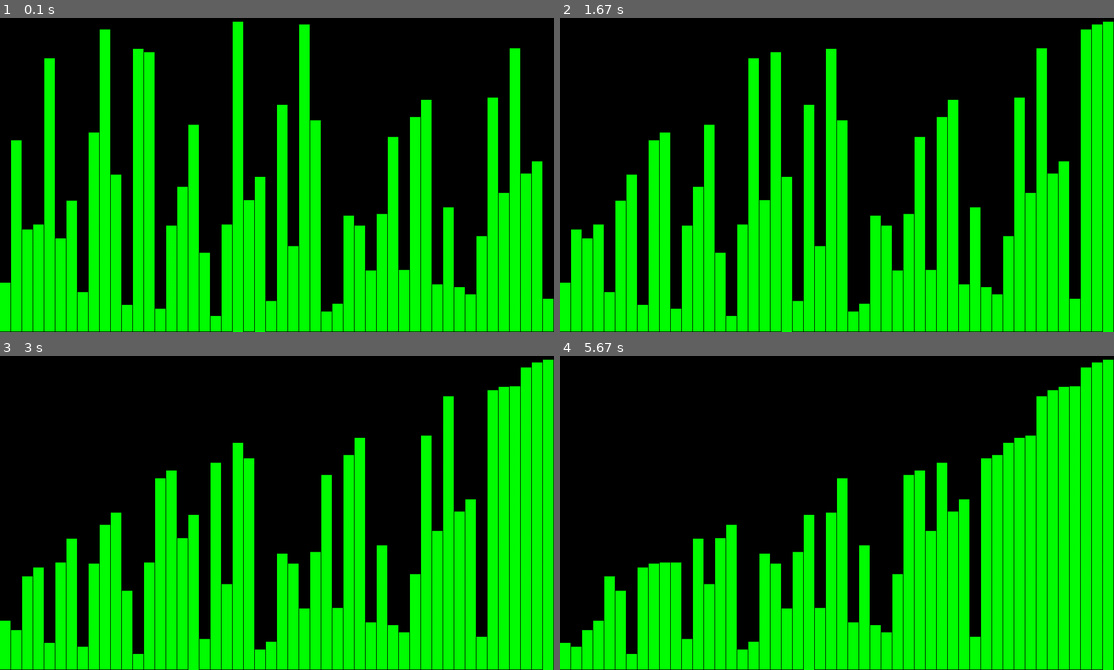
Above: before the commit, frames 1-4 (two rows, left to right).
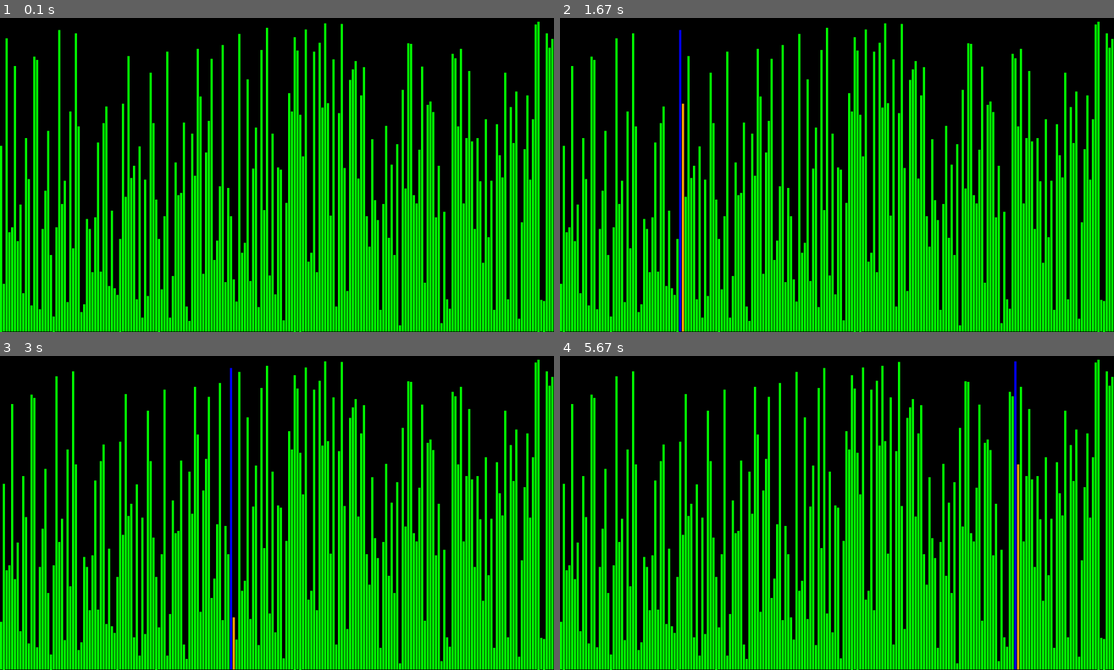
Above: after the commit, the same moments.

Repository: 7bryan/pygame-experiments
Game: pygame game, started from sorting-visualizer/bubble.py
The game is run twice, just before and just after one commit, with the same random seed, the same clock (stepped at 60 frames per second) and the same inputs.
Inputs:
- Up to frame 1 (0.1 s): no input
- Up to frame 2 (1.67 s): tap Enter at 0.33 s
- Up to frame 3 (3 s): no input
- Up to frame 4 (5.67 s): no input

The runs differ from the first frame. In frame 1, 42% of the frame differs, in the area x 0-100%, y 1-100%; in frame 2, 39%; in frame 3, 39%; in frame 4, 40%.

Commit message:
idk dude

Diff:
--- a/sorting-visualizer/bubble.py
+++ b/sorting-visualizer/bubble.py
@@ -4,6 +4,8 @@
 
 black = (0, 0, 0)
 green = (0, 255, 0)
+blue = (0, 0, 255)
+orange = (255, 165, 0)
 size = (1000, 700)
 
 def make_data(size, min, max):
@@ -12,25 +14,35 @@
         data.append(random.randint(min, max))
     return data
 
-data = make_data(50, 10, 500)
-
-def draw_bars(screen, array):
+def draw_bars(screen, array, curret_idx=None, comparing_idx=None, sorted_border=None):
     screen.fill(black)
     bar_width = size[0] // len(array)
-    for i in range(len(array)):
-        bar_height = (array[i] / max(array)) * size[1] * 0.8
-        pygame.draw.rect(screen, green, (i * bar_width, size[1] - bar_height, bar_width - 1, bar_height))
+    max_val = max(array)
+    for i, val in enumerate(array):
+        color = green
+        if i == curret_idx:
+            color = blue
+        elif i  == comparing_idx:
+            color = orange
+        elif i == sorted_border is not None and i >= sorted_border:
+            color = (100, 100, 100) #grey
+
+        bar_height = (val / max(array)) * size[1] * 0.8
+        pygame.draw.rect(screen, color, (i * bar_width, size[1] - bar_height, bar_width - 1, bar_height))
     pygame.display.update()
 
 def sort(screen, data):
-    for i in range(len(data) - 1):
-        for j in range(len(data) - 1 - i):
-            draw_bars(screen, data)
-            pygame.time.delay(10)
+    n = len(data)
+    for i in range(n - 1):
+        for j in range(n - 1 - i):
+            draw_bars(screen, data, j, j + 1, sorted_border = n - i)
+
             if data[j] > data[j + 1]:
                 data[j], data[j + 1] = data[j + 1], data[j]
-        draw_bars(screen, data)
-        pygame.time.delay(10)
+                draw_bars(screen, data, j, j + 1, sorted_border = n - i)
+
+        draw_bars(screen, data, sorted_border = n - i)
+
     draw_bars(screen, data)
 
 
@@ -42,14 +54,21 @@
 
 def game_loop(screen):
     running = True
+    data = make_data(200, 10, 500)
 
     while running:
         for event in pygame.event.get():
             if event.type == QUIT:
                 running = False
+            if event.type == pygame.KEYDOWN:
+                if event.key == pygame.K_RETURN:
+                    sort(screen, data)
+                if event.key == pygame.K_r:
+                    data = make_data(200, 10, 500)
+                    draw_bars(screen, data)
 
-
-        sort(screen, data)
+        draw_bars(screen, data)
+        #sort(screen, data)
 
 def main():
     screen = init()
--- a/sorting-visualizer/insertion.py
+++ /dev/null
@@ -1,10 +0,0 @@
-def inser()
-    ...
-
-
-data = (5, 4, 3, 2, 1)
-
-#insertion
-for i in range(len(data)):
-    for j in range(i):
-        de
--- /dev/null
+++ b/sorting-visualizer/selection.py
@@ -0,0 +1,107 @@
+import pygame, random
+from pygame.locals import *
+
+width = 1000
+height = 700
+size = [width, height]
+black = (0, 0, 0)
+red = (255, 0, 0)
+green = (0, 255, 0)
+blue = (0, 0, 255)
+orange = (255, 165, 0)
+
+def make_data(size, min, max):
+    arr = []
+    for i in range(size):
+        arr.append(random.randint(min, max))
+
+    return arr
+
+def draw_bars(screen, arr, i_idx = None, j_idx = None, min_idx = None):
+    screen.fill(black)
+    bar_width = size[0] // len(arr) #sizing the bar width so all bar can fit
+    max_val = max(arr)
+
+    for i in range(len(arr)):
+
+        color = green
+
+        if i == i_idx:
+            color = blue
+        elif i == j_idx:
+            color = orange
+        elif i == min_idx:
+            color = red
+
+        bar_height = (arr[i] / max(arr)) * size[1] * 0.8 #scaling the height
+        pygame.draw.rect(screen, color, (i * bar_width, size[1] - bar_height, bar_width - 1, bar_height))
+    pygame.display.update()
+
+def sort(screen, arr):
+    n = len(arr)
+    for i in range(n):
+        min_idx = i
+
+        #highligth starting point
+        draw_bars(screen, arr, i_idx = i, min_idx = min_idx)
+        #pygame.time.delay(5)
+
+        for j in range(i + 1, n):
+            #highlight j and current min
+            draw_bars(screen, arr, i_idx = i, j_idx = j, min_idx = min_idx)
+            #pygame.time.delay(5)
+
+            if arr[j] < arr[min_idx]:
+                min_idx = j
+
+                #highligth new min
+                draw_bars(screen, arr, i_idx = i, j_idx = j, min_idx = min_idx)
+                #pygame.time.delay(5)
+
+        #swap after finishing timer loop
+        arr[i], arr[min_idx] = arr[min_idx], arr[i]
+
+        #highligth swap result
+        draw_bars(screen, arr, i_idx = i, min_idx = min_idx)
+        #pygame.time.delay(5)
+
+    #final draw
+    draw_bars(screen, arr)
+
+
+def init():
+    pygame.init()
+    screen = pygame.display.set_mode(size)
+
+    return screen
+
+def game_loop(screen):
+    running = True
+    arr = make_data(200, 10, 500)
+    sorting = False
+
+    while running:
+        for event in pygame.event.get():
+            if event.type == QUIT:
+                running = False
+            if event.type == pygame.KEYDOWN:
+                if event.key == pygame.K_RETURN and not sorting:
+                    sorting = True
+                    sort(screen, arr)
+                    sorting = False
+
+                if event.key == pygame.K_r:
+                    arr = make_data(200, 10, 500)
+                    draw_bars(screen, arr)
+
+        if not sorting:
+            draw_bars(screen, arr)
+
+def main():
+    screen = init()
+    game_loop(screen)
+
+    pygame.quit()
+
+if __name__ == "__main__":
+    main()
--- /dev/null
+++ b/sorting-visualizer/selection2.py
@@ -0,0 +1,72 @@
+import pygame, random
+from pygame.locals import *
+
+width = 1000
+height = 700
+size = [width, height]
+black = (0, 0, 0)
+red = (255, 0, 0)
+green = (0, 255, 0)
+blue = (0, 0, 255)
+orange = (255, 165, 0)
+
+def make_data(size, min, max):
+    arr = []
+    for i in range(size):
+        arr.append(random.randint(min, max))
+
+    return arr
+
+def draw_bars(screen, arr):
+    screen.fill(black)
+    bar_width = size[0] // len(arr) #sizing the bar width so all bar can fit
+    for i in range(len(arr)):
+        bar_height = (arr[i] / max(arr)) * size[1] * 0.8 #scaling the height
+        pygame.draw.rect(screen, green, (i * bar_width, size[1] - bar_height, bar_width - 1, bar_height))
+
+    pygame.display.update()
+
+def sort(screen, arr):
+    for i in range(len(arr)):
+        min = i
+        for j in range(i + 1, len(arr)):
+            if arr[j] < arr[min]:
+                min = j
+
+        arr[i], arr[min] = arr[min], arr[i]
+        draw_bars(screen, arr)
+        pygame.time.delay(50)
+    draw_bars(screen, arr)
+    pygame.time.delay(50)
+
+def init():
+    pygame.init()
+    screen = pygame.display.set_mode(size)
+
+    return screen
+
+def game_loop(screen):
+    running = True
+    arr = make_data(200, 10, 500)
+
+    while running:
+        for event in pygame.event.get():
+            if event.type == QUIT:
+                running = False
+            if event.type == pygame.KEYDOWN:
+                if event.key == pygame.K_RETURN:
+                    sort(screen, arr)
+                if event.key == pygame.K_r:
+                    arr = make_data(200, 10, 500)
+                    draw_bars(screen, arr)
+
+        draw_bars(screen, arr)
+
+def main():
+    screen = init()
+    game_loop(screen)
+
+    pygame.quit()
+
+if __name__ == "__main__":
+    main()
